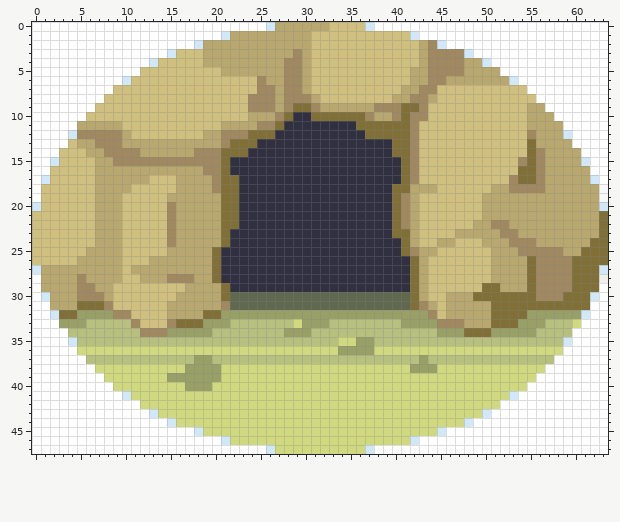
Two states of a pixel-art sprite, app/src/main/res/drawable/cave.png. The picture above is the old version.
The file is 64x48 pixels.
After:
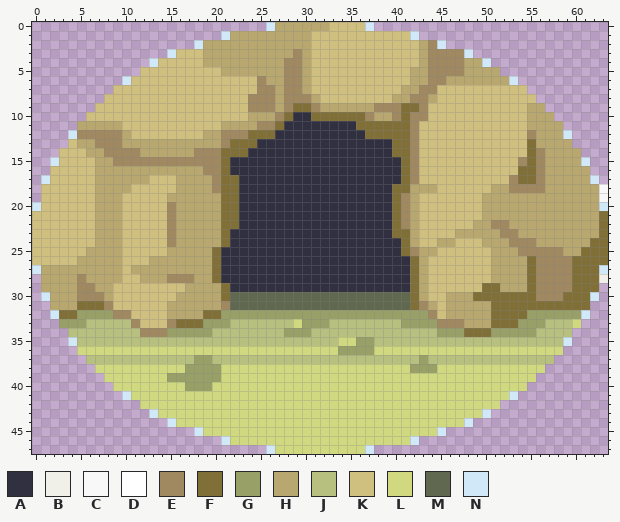
Palette (. is transparent): A #303040  B #f0f0e8  C #f8f8f8  D #ffffff  E #a08860  F #807038  G #98a068  H #b8a870  J #b8c080  K #d0c080  L #d0d880  M #606850  N #d0e8f8
Edits made:
The edit erases colour D in row 0 at x 0 to 25 and 38 to 63; in row 1 at x 0 to 20 and 43 to 63; in row 2 at x 0 to 17 and 46 to 63; in row 3 at x 0 to 14 and 49 to 63; in row 4 at x 0 to 12 and 51 to 63; in row 5 at x 0 to 11 and 52 to 63.
The edit erases colour D in row 6 at x 0 to 9 and 54 to 63; in row 7 at x 0 to 8 and 55 to 63; in row 8 at x 0 to 7 and 56 to 63; in row 9 at x 0 to 6 and 57 to 63; in row 10 at x 0 to 5 and 58 to 63; in row 11 at x 0 to 4 and 59 to 63.
The edit erases colour D in rows 12 to 13 at x 0 to 3 and 60 to 63; in row 14 at x 0 to 2 and 61 to 63; in rows 15 to 16 at x 0 to 1 and 62 to 63; in row 17 at x 0 and 63; in rows 18 to 19 at x 0; in row 28 at x 0.
The edit erases colour D in rows 29 to 30 at x 0 and 63; in rows 31 to 32 at x 0 to 1 and 62 to 63; in row 33 at x 0 to 2 and 61 to 63; in rows 34 to 35 at x 0 to 3 and 60 to 63; in row 36 at x 0 to 4 and 59 to 63; in row 37 at x 0 to 5 and 58 to 63.
The edit erases colour D in row 38 at x 0 to 6 and 57 to 63; in row 39 at x 0 to 7 and 56 to 63; in row 40 at x 0 to 8 and 55 to 63; in row 41 at x 0 to 9 and 54 to 63; in row 42 at x 0 to 11 and 52 to 63; in row 43 at x 0 to 12 and 51 to 63.
The edit erases colour D in row 44 at x 0 to 14 and 49 to 63; in row 45 at x 0 to 17 and 46 to 63; in row 46 at x 0 to 20 and 43 to 63; in row 47 at x 0 to 25 and 38 to 63.
Boxes around the changes in both pictures, in picture pixels (x1, y1, x2, y2):
erased: (32, 22, 266, 202)
erased: (374, 22, 608, 184)
erased: (32, 274, 266, 454)
erased: (374, 283, 608, 454)
